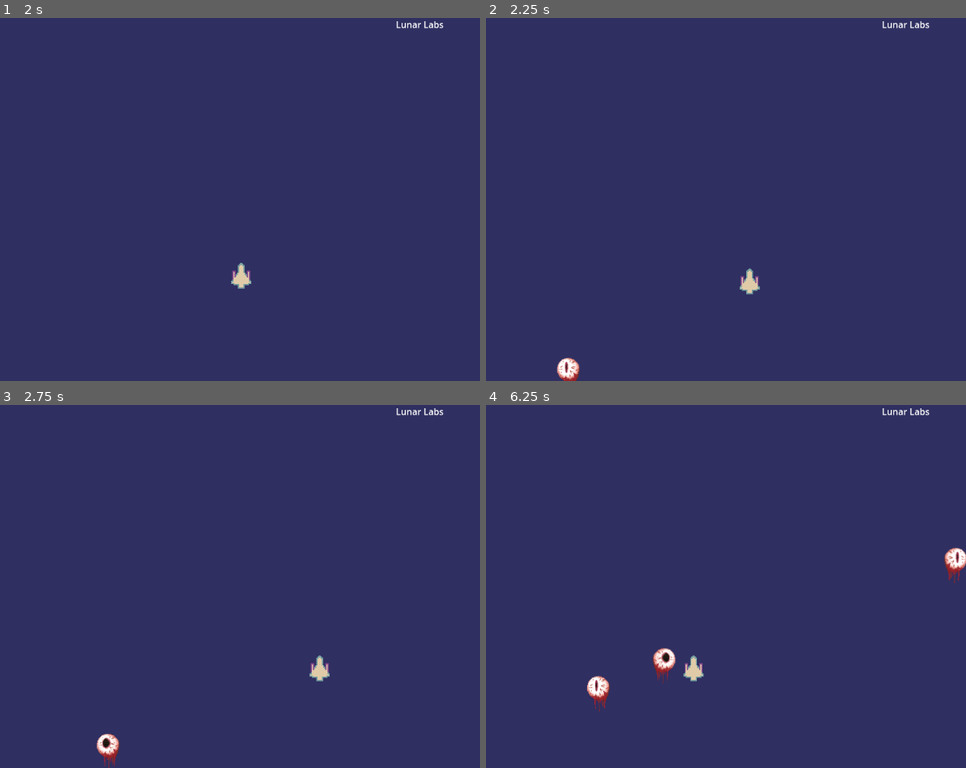
Above: before the commit, frames 1-4 (two rows, left to right).
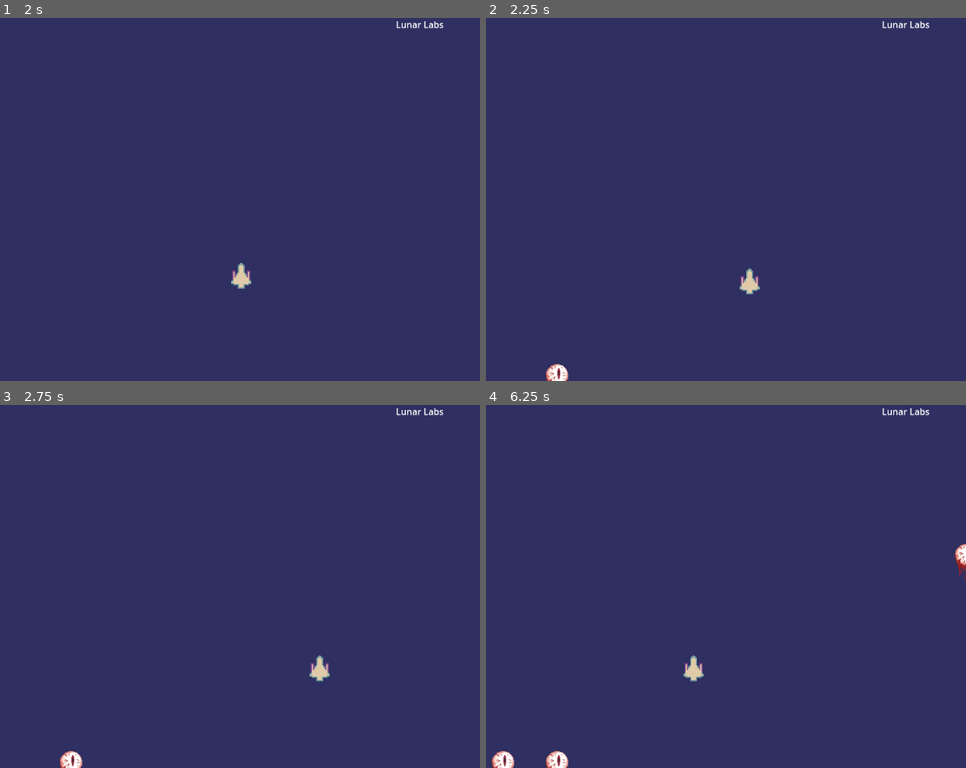
Above: after the commit, the same moments.

Repository: chii-vu/Grimlite
Game: Godot game, scene res://GameplayScene.tscn
Same seed, same stepped clock (60 frames per second), same inputs: the game is played once before the commit and once after it.
Inputs:
- Up to frame 1 (2 s): tap Enter at 0.5 s; hold Right (ui_right) 0.53-1.28 s; hold Down (ui_down) from 1.28 s (still down)
- Up to frame 2 (2.25 s): release Down (ui_down) at 2.03 s; hold Right (ui_right) from 2.03 s (still down)
- Up to frame 3 (2.75 s): keep holding Right (ui_right)
- Up to frame 4 (6.25 s): release Right (ui_right) at 2.78 s; hold Up (ui_up) 2.78-3.53 s; hold Left (ui_left) 3.53-5.03 s; hold Down (ui_down) 5.03-5.78 s; hold Right (ui_right) from 5.78 s (still down)

Frame 1 is identical in both runs. In frame 2, 0.3% of the frame differs, in the area x 12-20%, y 93-100%; in frame 3, 0.5%; in frame 4, 1.3%, in the area x 1-100%, y 38-100%.
Error after the commit: Invalid access to property or key 'position' on a base object of type 'Nil'. (res://mvc/views/enemy/EyeballView.gd:24)

Commit message:
trying to move eyeball animations to EyeballView, not working right

Diff:
--- a/mvc/Game.gd
+++ b/mvc/Game.gd
@@ -12,6 +12,7 @@
 	# Set player reference in the enemy spawner system
 	if enemy_spawner:
 		enemy_spawner.set_player(player)
+		print("Player reference set in EnemySpawnerSystem:", player)
 	else:
 		print("Error: EnemySpawner not found. Check the node path.")
 
--- a/mvc/model/Player.tscn
+++ b/mvc/model/Player.tscn
@@ -158,7 +158,5 @@
 texture_repeat = 1
 scale = Vector2(2, 2)
 sprite_frames = SubResource("SpriteFrames_byemn")
-animation = &"Warp"
-frame = 2
-frame_progress = 1.0
+animation = &"Idle"
 speed_scale = 3.0
--- a/mvc/model/enemy/Eyeball.gd
+++ b/mvc/model/enemy/Eyeball.gd
@@ -2,11 +2,31 @@
 class_name Eyeball
 
 @export var speed: float = 100.0
-var player: Player  # Reference to the player node
+var player: Player
+
+@export var player_path: NodePath = "../../model/Player"
+
+func _ready() -> void:
+	# Attempt to find the player node using the relative path
+	player = get_node(player_path) as Player
+
+	if player:
+		print("Player reference successfully set in EyeballView:", player)
+	else:
+		print("Failed to set player reference in EyeballView.")
+
+@onready var view: EyeballView = $EyeballView  # Reference to the EyeballView node
 
 func set_player(player_ref: Player) -> void:
-	# Store a reference to the player node
 	player = player_ref
+	print("Player reference set in Eyeball:", player)
+
+	# Pass the player reference to EyeballView if it exists
+	if view:
+		view.set_player(player)
+		print("Passing player reference to EyeballView.")
+	else:
+		print("Error: EyeballView not found as a child of Eyeball.")
 
 func _process(delta: float) -> void:
 	if player:
@@ -14,8 +34,11 @@
 		var direction = (player.position - position).normalized()
 		position += direction * speed * delta
 
-		var facing = (player.position-position)
-		if facing.y < 0 :
-			$EyeballView/Sprite2D/AnimationPlayer.play("move_right")
-		else:
-			$EyeballView/Sprite2D/AnimationPlayer.play("move_left")
+		#var facing = (player.position-position)
+		#if facing.y < 0 :
+			#$EyeballView/Sprite2D/AnimationPlayer.play("move_right")
+			#print(facing.y)
+#
+		#else:
+			#$EyeballView/Sprite2D/AnimationPlayer.play("move_left")
+			#print(facing.y)
--- a/mvc/systems/EnemySpawnerSystem.gd
+++ b/mvc/systems/EnemySpawnerSystem.gd
@@ -19,6 +19,7 @@
 func set_player(player_ref: Player) -> void:
 	# Update the reference to the player
 	player = player_ref
+	print("Player reference set in EnemySpawnerSystem:", player)
 
 func get_active_enemy_count() -> int:
 	# Count enemies in the scene by checking the group
@@ -38,6 +39,9 @@
 	# Set the player's reference for the enemy
 	if new_enemy.has_method("set_player"):
 		new_enemy.set_player(player)
+		print("Player reference passed to new enemy:", player)
+	else:
+		print("New enemy does not have set_player method.")
 
 	# Set a random spawn position outside the player's view
 	new_enemy.position = _get_random_spawn_position()
--- a/mvc/views/enemy/EyeballView.gd
+++ b/mvc/views/enemy/EyeballView.gd
@@ -1,5 +1,14 @@
 extends Node2D
 class_name EyeballView
+
+var player: Player  # Reference to the player node
+
+func set_player(player_ref: Player) -> void:
+	player = player_ref
+	if player:
+		print("Player reference set in EyeballView:", player)
+	else:
+		print("Player reference is null in EyeballView.")
 
 # Called when the node enters the scene tree for the first time.
 func _ready() -> void:
@@ -12,3 +21,11 @@
 # Called every frame. 'delta' is the elapsed time since the previous frame.
 func _process(delta: float) -> void:
 	pass
+	var facing = (player.position-position)
+	if facing.y < 0 :
+		$EyeballView/Sprite2D/AnimationPlayer.play("move_right")
+		print(facing.y)
+
+	else:
+		$EyeballView/Sprite2D/AnimationPlayer.play("move_left")
+		print(facing.y)
